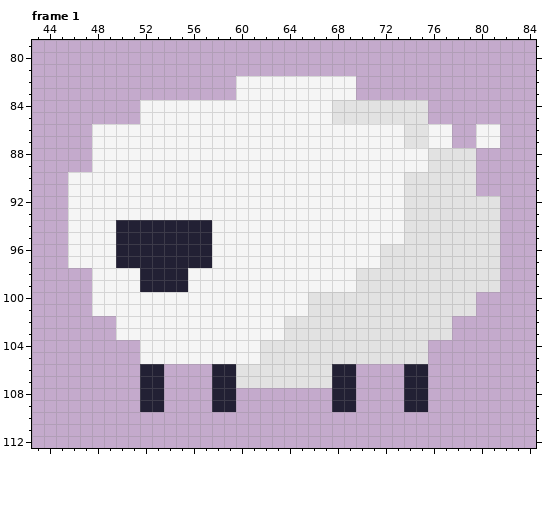
Edited in one commit: pixel-art file (static/assets/sheep.aseprite). The picture above was drawn from the file before the commit.
128x128 pixels, 7 frames. Shown: frame 1: x 43..84, y 79..112. The commit also changed other frames, which this record leaves out.
After:
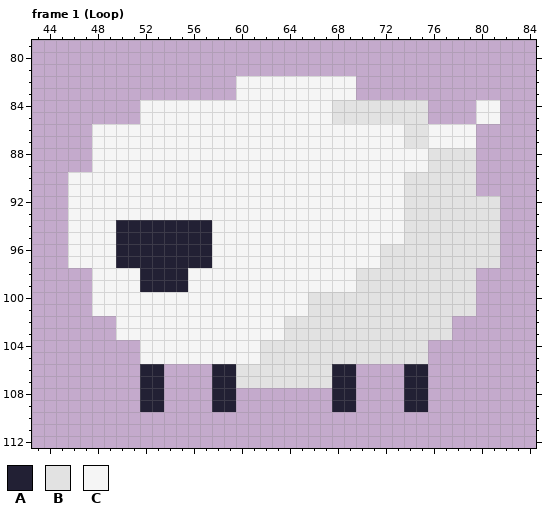
Palette (. is transparent): A #222034  B #e2e2e2  C #f5f5f5
Difference:
Frame 1 (Loop), layer "Flattened":
The author put colour C in rows 84 to 85 at x 80 to 81; in rows 86 to 87 at x 78 to 79.
Colour B is removed in rows 98 to 99 at x 80 to 81.
Colour C is removed in rows 86 to 87 at x 80 to 81.
Boxes around the changes in both pictures, in picture pixels (x1, y1, x2, y2):
changed: (452, 100, 500, 148)
erased: (476, 268, 500, 292)
